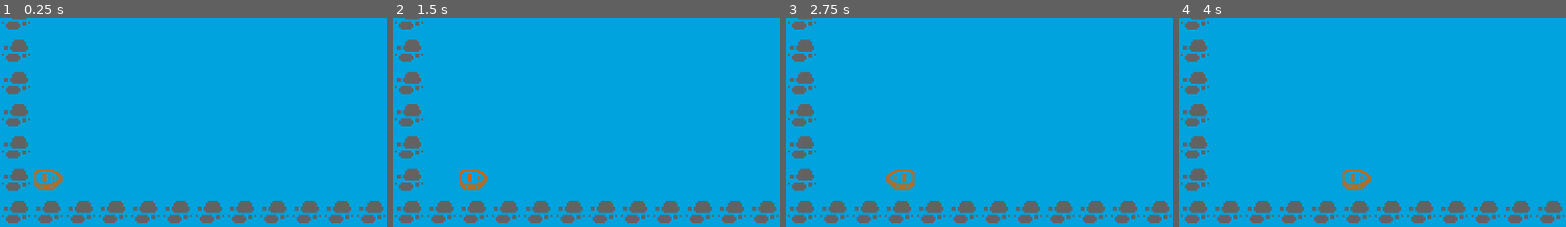
Above: before the commit, frames 1-4 (left to right).
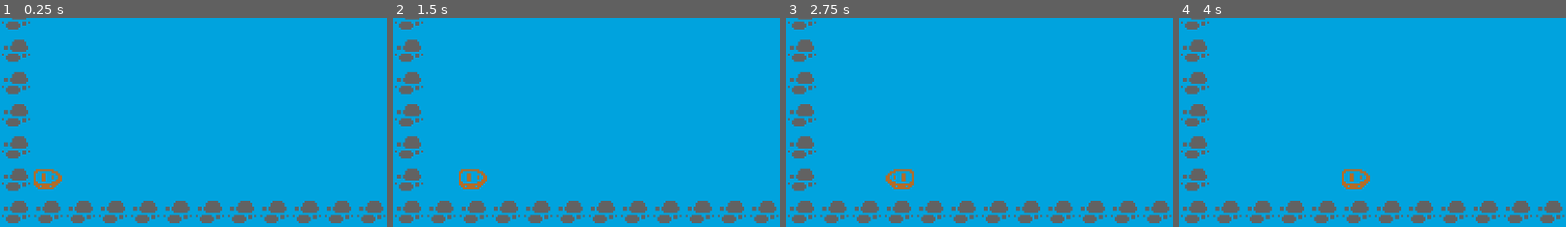
Above: after the commit, the same moments.

Repository: Tmat12/Mini-Jam-155
Game: Godot game, scene res://Scenes/Game.tscn
The game is run twice, just before and just after one commit, with the same random seed, the same clock (stepped at 60 frames per second) and the same inputs.
Inputs (mouse positions are % of the whole screen's width and height, from its top left):
- Up to frame 1 (0.25 s): no input
- Up to frame 2 (1.5 s): tap Enter at 0.5 s; move the mouse to (72, 45) at 0.52 s; hold Right (ui_right) from 0.53 s (still down); click (72, 45) at 0.6 s; tap Space (Jump) at 0.77, 1.25 s; move the mouse to (30, 55) at 1.27 s; click (30, 55) at 1.35 s
- Up to frame 3 (2.75 s): tap Space (Jump) at 1.52 s; move the mouse to (60, 28) at 2.02 s; release Right (ui_right) at 2.03 s; hold Left (ui_left) from 2.03 s (still down); click (60, 28) at 2.1 s
- Up to frame 4 (4 s): tap Enter at 2.75 s; move the mouse to (45, 70) at 2.77 s; release Left (ui_left) at 2.78 s; hold Right (ui_right) from 2.78 s (still down); click (45, 70) at 2.85 s; tap Space (Jump) at 3.02, 3.5, 3.77 s; move the mouse to (80, 65) at 3.52 s; click (80, 65) at 3.6 s
The pictures show only the part of the screen within x 0-50%, y 50-100%; the shares and areas given below are measured in that part.

The runs differ from the first frame. In frame 1, 0.3% of the frame differs, in the area x 8-17%, y 72-83%; in frame 2, 0.3%; in frame 3, 0.3%; in frame 4, 0.3%.

Commit message:
Rocks destroy boats. Border stops boats. Universal cordinates system for boats.

Diff:
--- a/Scenes/Game.tscn
+++ b/Scenes/Game.tscn
@@ -3366,6 +3366,6 @@
 autostart = true
 
 [node name="Boat2" parent="." instance=ExtResource("11_n34qi")]
-position = Vector2(73, 553)
+position = Vector2(72, 552)
 
 [connection signal="timeout" from="Timer" to="." method="_on_timer_timeout"]
--- a/Scenes/rock.tscn
+++ b/Scenes/rock.tscn
@@ -1,5 +1,6 @@
-[gd_scene load_steps=3 format=3 uid="uid://dbvag52ypk4c4"]
+[gd_scene load_steps=4 format=3 uid="uid://dbvag52ypk4c4"]
 
+[ext_resource type="Script" path="res://Scripts/rock.gd" id="1_6yoln"]
 [ext_resource type="Texture2D" uid="uid://c5fhaoqp6dk86" path="res://Sprites/monochrome-transparent.png" id="1_yeese"]
 
 [sub_resource type="RectangleShape2D" id="RectangleShape2D_6kjgk"]
@@ -8,6 +9,7 @@
 [node name="Rock" type="Area2D"]
 position = Vector2(217, 217)
 scale = Vector2(3, 3)
+script = ExtResource("1_6yoln")
 
 [node name="Sprite2D" type="Sprite2D" parent="."]
 modulate = Color(0.392157, 0.392157, 0.392157, 1)
@@ -19,3 +21,5 @@
 [node name="CollisionShape2D" type="CollisionShape2D" parent="."]
 position = Vector2(-0.333334, 0.166664)
 shape = SubResource("RectangleShape2D_6kjgk")
+
+[connection signal="body_entered" from="." to="." method="_on_body_entered"]
--- a/Scripts/Boat.gd
+++ b/Scripts/Boat.gd
@@ -6,17 +6,23 @@
 @export var up_texture : Sprite2D
 @export var down_texture : Sprite2D
 
-const SPEED = 300.0
-const JUMP_VELOCITY = -400.0
+
 
 # Number of pixels to move the ship
 var grid_pixels = 48
+var x
+var y
+
 
 # Get the gravity from the project settings to be synced with RigidBody nodes.
 var gravity = ProjectSettings.get_setting("physics/2d/default_gravity")
 
+#first thing that runs
+func _ready():
+	x = ((position.x - 72)/grid_pixels) + 1
+	y = ((position.y - 72)/grid_pixels) + 1
 
-
+#runs every visual frame
 func _process(delta):
 	if Input.is_action_just_pressed("wind_down"):
 		reset_textures()
@@ -43,10 +49,20 @@
 	if GameData.wind_dir == "None":
 		pass
 	elif GameData.wind_dir == "Up":
+		if y == 1:
+			return
 		position.y -= 48
 	elif GameData.wind_dir == "Down":
+		if y == 11:
+			return
 		position.y += 48
 	elif GameData.wind_dir == "Left":
+		if x == 1:
+			return
 		position.x -= 48
 	elif GameData.wind_dir == "Right":
+		if x == 22:
+			return
 		position.x += 48
+	x = ((position.x - 72)/grid_pixels) + 1
+	y = ((position.y - 72)/grid_pixels) + 1
--- /dev/null
+++ b/Scripts/rock.gd
@@ -0,0 +1,14 @@
+extends Area2D
+
+# Called when the node enters the scene tree for the first time.
+func _ready():
+	pass # Replace with function body.
+
+
+# Called every frame. 'delta' is the elapsed time since the previous frame.
+func _process(delta):
+	pass
+
+
+func _on_body_entered(body):
+	body.queue_free() #Deleting boat
